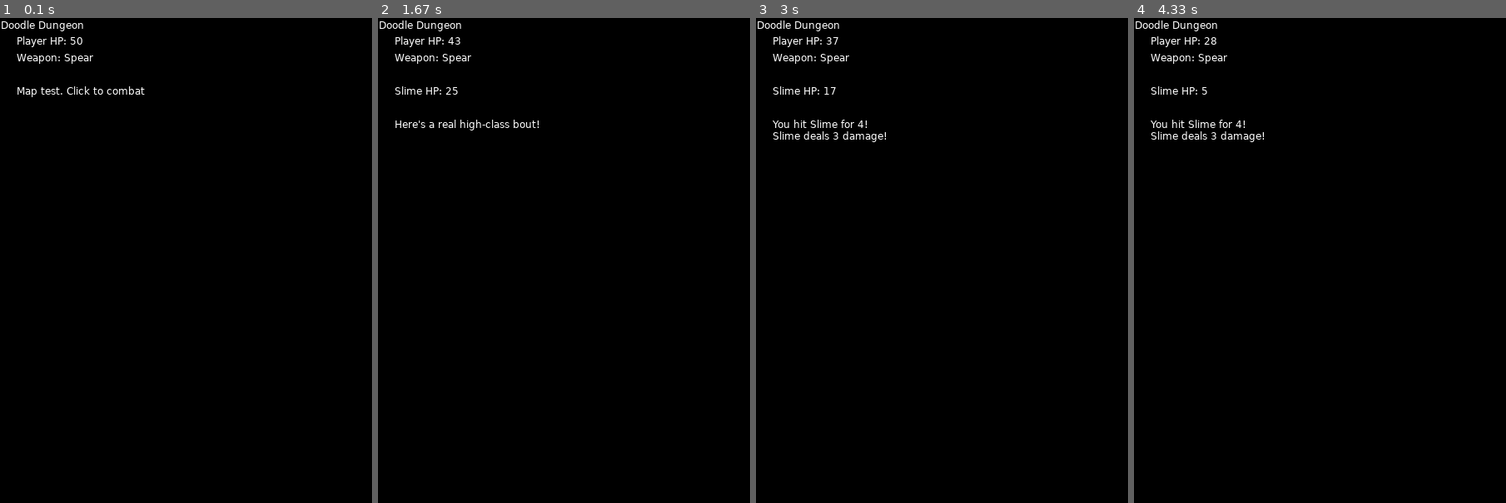
Above: before the commit, frames 1-4 (left to right).
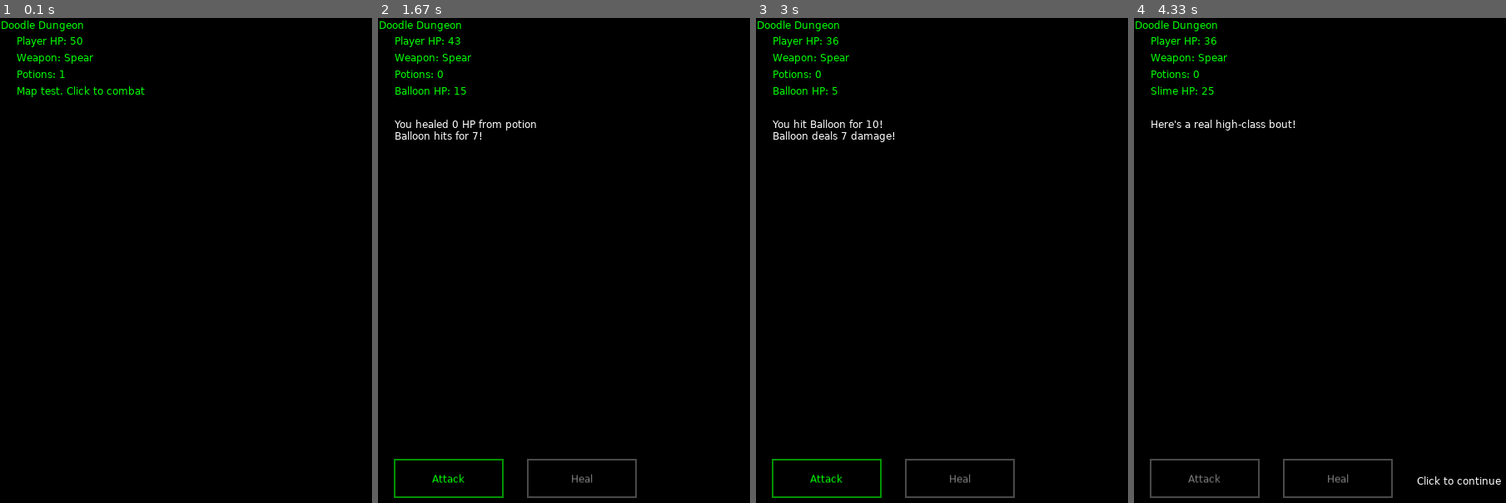
Above: after the commit, the same moments.

Repository: nitro-63/Doodle-Dungeon
Game: LÖVE game, started from main.lua
Same seed, same stepped clock (60 frames per second), same inputs: the game is played once before the commit and once after it.
Inputs (mouse positions are in pixels of both pictures, inside the frame that each line leads up to):
- Up to frame 1 (0.1 s): no input
- Up to frame 2 (1.67 s): click (709, 270) at 0.38 s; click (712, 299) at 0.72 s; click (582, 478) at 1.05 s, where only the run after the commit has a clickable "Heal"; click (outside the picture) at 1.38 s
- Up to frame 3 (3 s): click (826, 478) at 2.22 s, where only the run after the commit has a clickable "Attack"; click (1068, 182) at 2.55 s
- Up to frame 4 (4.33 s): click (1204, 478) at 3.38 s, where only the run after the commit has a clickable "Attack"; click (outside the picture) at 3.72 s; click (outside the picture) at 4.05 s

The runs differ from the first frame. In frame 1, 0.8% of the frame differs, in the area x 0-39%, y 0-17%; in frame 2, 1.9%; in frame 3, 1.9%; in frame 4, 2.0%, in the area x 0-99%, y 0-99%.

Commit message:
Added button tests and test health potion

Diff:
--- a/Scripts/combat.lua
+++ b/Scripts/combat.lua
@@ -5,6 +5,8 @@
 local Weak = 1.75
 local Neutral = 1
 local Strong = 0.75
+
+local PotionHeal = 15
 
 --enemy type weakness table
 -- Combat.chart[damageType][enemyType] = multiplier
@@ -64,6 +66,22 @@
     return damage
 end
 
+function Combat.usePotion(player)
+    player.potions = player.potions - 1
+    local before = player.health
+    player.health = math.min(player.health + PotionHeal, player.maxHealth)
+    return player.health - before
+end
+
+function Combat.rollPotionDrop(player,enemy)
+    if love.math.random() < enemy.dropChance then
+        player.potions = player.potions + 1
+        return true
+    end
+    return false
+end
+
+
 --Runs a full turn of combat, returning a message string to display to the player.
 --player attacks first, then enemy attacks if still alive. If player dies, the message will say so.
 function Combat.CycleTurn(player, enemy)
@@ -78,6 +96,9 @@
         message = message .. "\n" .. enemy.name .. " deals " .. enemyDamage .. " damage!"
     else
         message = message .. "\n" .. enemy.name .. " has been killed."
+        if Combat.rollPotionDrop(player, enemy) then
+            message = message .. "\n" .. "It dropped a potion"
+        end
     end
 
     if player.health <= 0 then
@@ -86,4 +107,18 @@
     return message
 end
 
+function Combat.healTurn(player, enemy)
+    local healed = Combat.usePotion(player)
+    local message = "You healed " .. healed .. " HP from potion"
+
+    local enemyDamage = Combat.enemyAttack(enemy, player)
+    message = message .. "\n" .. enemy.name .. " hits for " .. enemyDamage .. "!"
+
+    if player.health <= 0 then
+        message = message .. "\n" .. "you died bruh"
+    end
+    return message
+end
+
+
 return Combat
--- a/Scripts/enemy.lua
+++ b/Scripts/enemy.lua
@@ -4,9 +4,9 @@
 --If ever add new enemy, add to table below and to Combat.chart in combat.lua
 --stored as string for rooms
 Enemy.types = {
-    slime   = {name = "Slime", health = 25, damage = 3 },
-    balloon = {name = "Balloon", health = 15, damage = 7 },
-    skeleton = {name = "Skeleton", health = 20, damage = 5 },
+    slime   = {name = "Slime", health = 25, damage = 3, dropChance = 0.20 },
+    balloon = {name = "Balloon", health = 15, damage = 7, dropChance = 0.20 },
+    skeleton = {name = "Skeleton", health = 20, damage = 5, dropChance = 0.20 },
 }
 
 --makes a new enemy from a type name. This lets each enemy have its own health and damage values, instead of sharing the same values from the Enemy.types table
@@ -17,6 +17,7 @@
         name = stats.name,
         health = stats.health,
         damage = stats.damage,
+        dropChance = stats.dropChance,
     }
 end
 
--- a/Scripts/player.lua
+++ b/Scripts/player.lua
@@ -11,8 +11,10 @@
 function Player.new()
     return {
         health = 50,
+        maxHealth = 50,
         weapon = Player.weapons.spear, --current weapon. (Just as spear for damage testing)
         critChance = 0.07,
+        potions = 1,
     }
 end
 
--- a/main.lua
+++ b/main.lua
@@ -8,11 +8,37 @@
 
 --game state. Theres "map" which is outside of battle, and "combat" which is inside battle
 local state = "map"
+local combatphase = "action"
+
+local attackbutton
+local healbutton
+
+local function makeButtons()
+    local h = love.graphics.getHeight()
+    attackbutton = {x = 20, y = h - 70, w = 130, h = 45, label = "Attack"}
+    healbutton = {x = 180, y = h - 70, w = 130, h = 45, label = "Heal"}
+end
+
+local function inButton(btn, x, y)
+    return x >= btn.x and x <= btn.x + btn.w and y >= btn.y and y <= btn.y + btn.h
+end
+
+local function drawButton(btn, enabled)
+    if enabled then
+        love.graphics.setColor(0, 150, 0)
+    else
+        love.graphics.setColor(0.5, 0.5, 0.5)
+    end
+    love.graphics.rectangle("line", btn.x, btn.y, btn.w, btn.h)
+    love.graphics.printf(btn.label, btn.x, btn.y + btn.h / 2 - 7, btn.w, "center")
+    love.graphics.setColor(1, 1, 1)
+end
 
 local function startCombat(enemyType)
     currentEnemy = Enemy.new(enemyType)
     tempMessage = "Here's a real high-class bout!"
     state = "combat"
+    combatphase = "message"
 end
 
 --this loads at boot (also for restarting)
@@ -21,6 +47,8 @@
     currentEnemy = nil
     tempMessage = ""
     state = "map"
+    combatphase = "action"
+    makeButtons()
 end
 
 --this is for any animations or timers later on
@@ -31,17 +59,26 @@
     love.graphics.print("Doodle Dungeon", 1, 1)
     love.graphics.print("Player HP: " .. player.health, 20, 20)
     love.graphics.print("Weapon: " .. player.weapon.name, 20, 40)
+    love.graphics.print("Potions: ".. player.potions, 20, 60)
+    love.graphics.setColor(0, 150, 0)
 
     if state == "map" then
         --for drawing map screen eventually
         love.graphics.print("Map test. Click to combat", 20, 80)
     elseif state == "combat" then
         love.graphics.print(currentEnemy.name .. " HP: " .. currentEnemy.health, 20,80)
-    elseif state == "gameover" then
-        love.graphics.print (tempMessage, 20, 120)
+
+        local action = combatphase == "action"
+        drawButton(attackbutton, action)
+        drawButton(healbutton, action and player.potions > 0)
+
+        if combatphase == "message" then
+            love.graphics.print("Click to continue", 340, attackbutton.y + 18)
+        end
     end
 
     love.graphics.print (tempMessage, 20, 120)
+    love.graphics.setColor(0, 150, 0)
 end
 
 function love.mousepressed(x, y, button)
@@ -51,14 +88,26 @@
         startCombat(Enemy.RandomEnemy())--this is just a test fight, should get replaced eventually
 
     elseif state == "combat" then
-        tempMessage = Combat.CycleTurn(player, currentEnemy)
-        if player.health <=0 then
-            state = "gameover"
-        elseif currentEnemy.health <= 0 then
-            state = "map" --sets state to gameover when player dies, goes back to map when enemy dies.
+        if combatphase == "action" then
+            if inButton(attackbutton, x, y) then
+            tempMessage = Combat.CycleTurn(player, currentEnemy)
+            combatphase = "message"
+            elseif inButton(healbutton, x, y) and player.potions > 0 then
+                tempMessage = Combat.healTurn(player, currentEnemy)
+                combatphase = "message"
+            end
+        else
+            if player.health <= 0 then
+                state = "gameover"
+            elseif currentEnemy.health <= 0 then
+                state = "map"
+                tempMessage = ""
+            else
+                combatphase = "action"
+            end
         end
 
     elseif state == "gameover" then
-        love.load()--this basically restarts when ded
+        love.load()
     end
 end
